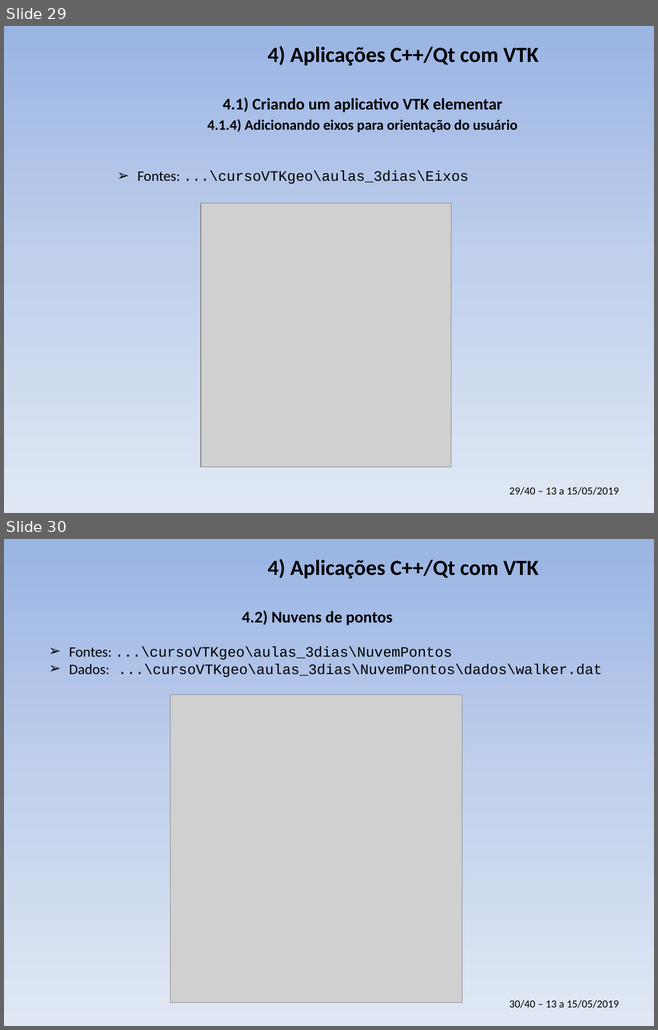
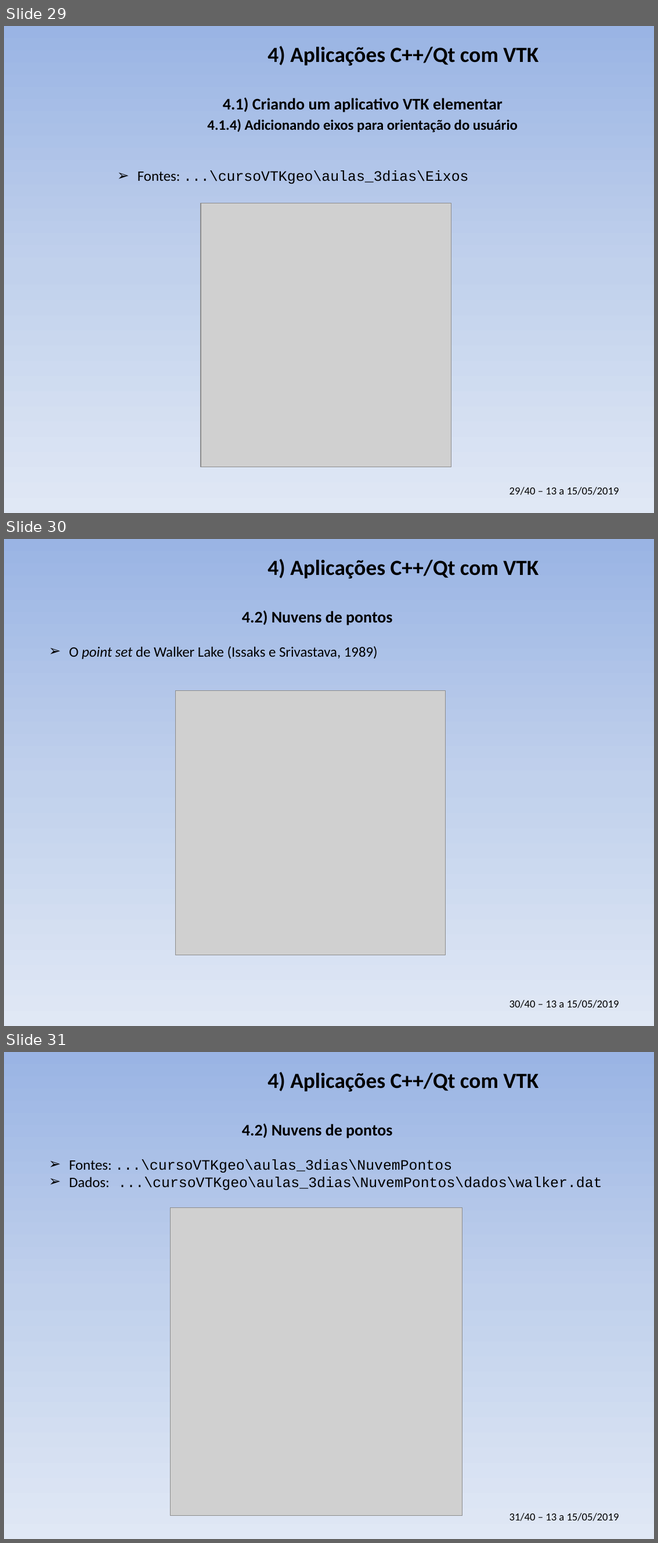
Before and after one commit to PauloCarvalhoRJ/cursoVTKgeo, a slide deck: aulas_3dias/slides_3dias.pptx. Shown one above the other, each under a label of ours: slides 29 and 30 before the commit, slides 29, 30 and 31 after it. The pictures are 658x1030 and 658x1543 pixels, drawn with LibreOffice and Linux fonts; fonts in the diff are those of the drawing; grey boxes stand for pictures; background and template pictures are left out. Boxes give left, top, right and bottom in pixels: in the first picture for what was removed or moved away, otherwise in the second. Text is boxed around its words. In the diff, an @@ line names an element or a change of style, - is before the commit and + after.

```diff
--- a/aulas_3dias/slides_3dias.pptx
+++ b/aulas_3dias/slides_3dias.pptx
@@ slide 30 added at box(4, 539, 654, 1026), background gradient #9AB5E4 to #C2D1ED to #E1E8F5; not listed: 1 template element that a slide beside it also shows @@
@@ title added at box(267, 559, 538, 579), 24 pt, text #000000, bold @@
+4) Aplicações C++/Qt com VTK
@@ text added at box(242, 610, 392, 625), 18 pt, text #000000, bold @@
+4.2) Nuvens de pontos
@@ text added at box(69, 646, 378, 659), 16 pt, text #000000 @@
+➢ O point set de Walker Lake (Issaks e Srivastava, 1989)
@@ picture added at box(176, 690, 446, 955) @@
@@ what was slide 30 is now slide 31 @@
@@ text at box(509, 1513, 619, 1521): text changed @@
-30/40 – 13 a 15/05/2019
+31/40 – 13 a 15/05/2019
```
Also in this commit, not shown: 6 slides changed, 3 other slides added.
